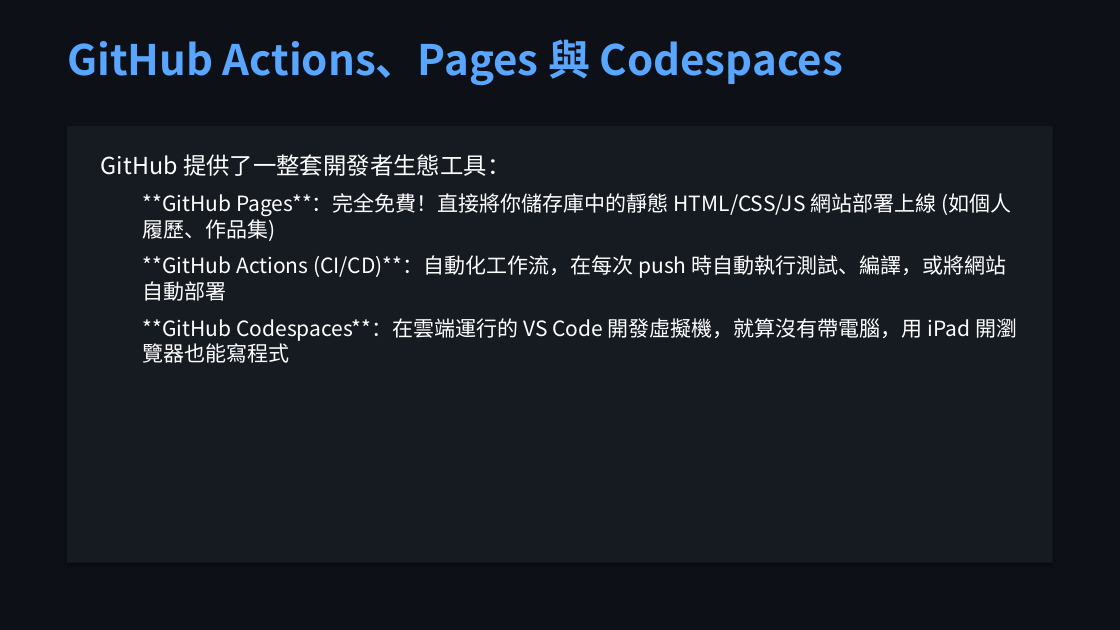
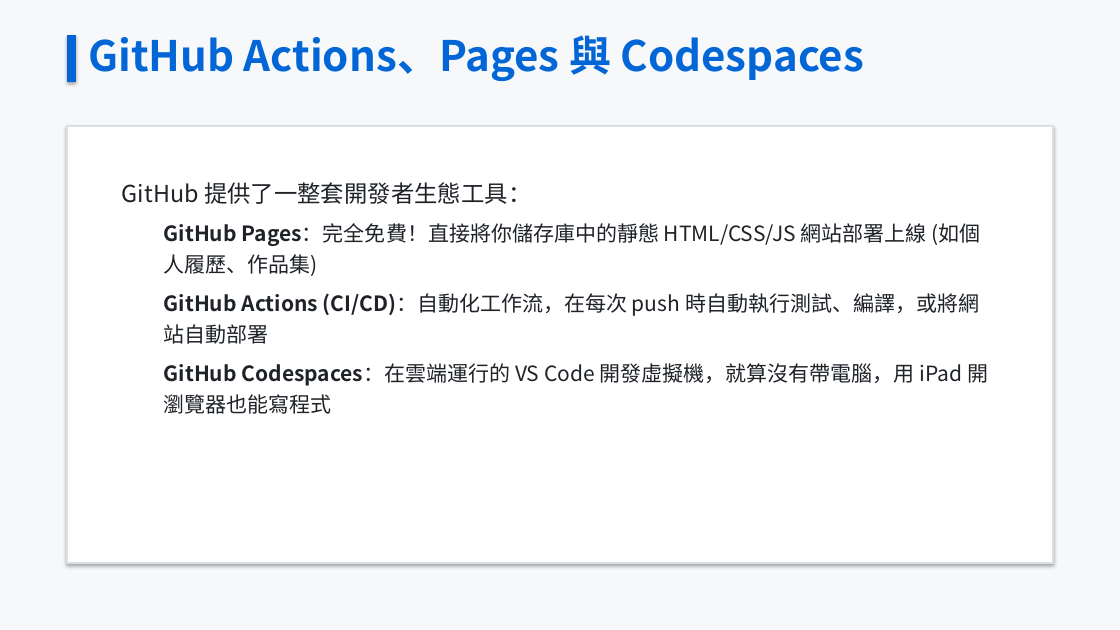
Before and after one commit to oscar7692000-beep/teaching-materials-course, a slide deck: slide 24 of GitHub_教學簡報.pptx. Drawn at 1120x630 pixels with LibreOffice and Linux fonts; fonts in the diff are those of the drawing. Boxes give left, top, right and bottom in pixels: in the first picture for what was removed or moved away, otherwise in the second. Text is boxed around its words. In the diff, an @@ line names an element or a change of style, - is before the commit and + after.

```diff
--- a/GitHub_教學簡報.pptx
+++ b/GitHub_教學簡報.pptx
@@ background #0D1117 to #F6F8FA @@
@@ text "GitHub Actions、Pages 與 Codespaces" moved from (x1=67, y1=39, x2=843, y2=86) to (x1=88, y1=35, x2=864, y2=82) @@
@@ text "GitHub Actions、Pages 與 Codespaces" at (x1=88, y1=35, x2=864, y2=82): text colour #58A6FF to #0366D6 @@
@@ rectangle added at (x1=67, y1=35, x2=76, y2=82), fill #0366D6, outline #0366D6 0.75 pt @@
@@ rectangle at (x1=67, y1=126, x2=1053, y2=563): fill #161B22 to #FFFFFF; outline none to #DADEE5 1.5 pt @@
@@ text at (x1=122, y1=182, x2=531, y2=204): text colour #FFFFFF to #1F2328 in "GitHub 提供了一整套開發者生態工具："; line spacing 1 to 1.25; less space between paragraphs @@
@@ text at (x1=164, y1=223, x2=988, y2=414): text changed; text colour #FFFFFF to #1F2328 @@
-  **GitHub Pages**：完全免費！直接將你儲存庫中的靜態 HTML/CSS/JS 網站部署上線 (如個人履歷、作品集)
-  **GitHub Actions (CI/CD)**：自動化工作流，在每次 push 時自動執行測試、編譯，或將網站自動部署
-  **GitHub Codespaces**：在雲端運行的 VS Code 開發虛擬機，就算沒有帶電腦，用 iPad 開瀏覽器也能寫程式
+  GitHub Pages：完全免費！直接將你儲存庫中的靜態 HTML/CSS/JS 網站部署上線 (如個人履歷、作品集)
+  GitHub Actions (CI/CD)：自動化工作流，在每次 push 時自動執行測試、編譯，或將網站自動部署
+  GitHub Codespaces：在雲端運行的 VS Code 開發虛擬機，就算沒有帶電腦，用 iPad 開瀏覽器也能寫程式
```
Also in this commit, not shown: 24 other slides changed, 31 other files.
